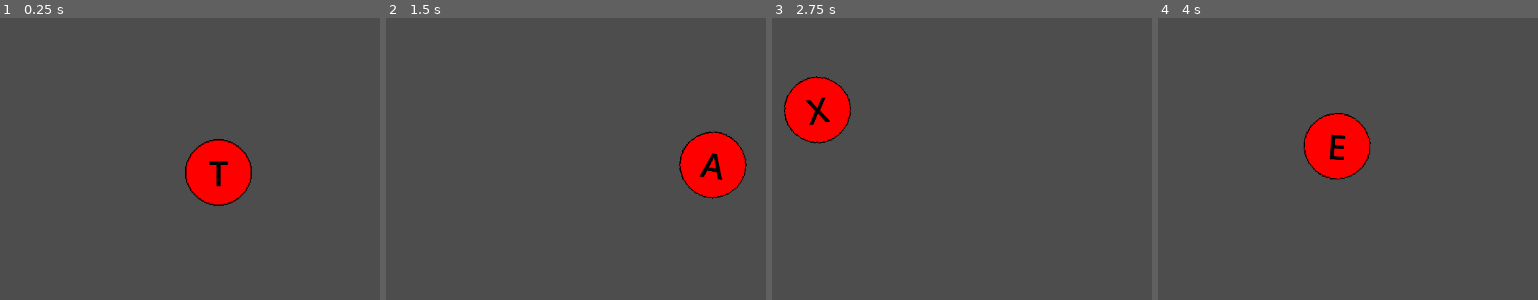
Above: before the commit, frames 1-4 (left to right).
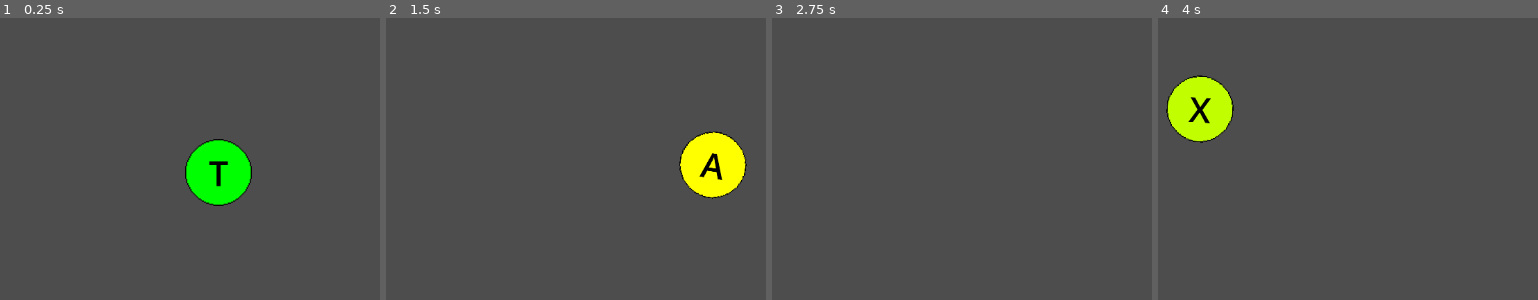
Above: after the commit, the same moments.

Repository: k3mystra/needy-college-student
Game: Godot game, scene res://test_game_scene.tscn
Two runs of this game, one before a commit and one after it. Both use one fixed random seed, a clock stepped at 60 frames per second and the inputs below.
Inputs:
- Up to frame 1 (0.25 s): no input
- Up to frame 2 (1.5 s): tap Enter at 0.5 s
- Up to frame 3 (2.75 s): no input
- Up to frame 4 (4 s): no input

The runs differ from the first frame. In frame 1, 3.0% of the frame differs, in the area x 48-67%, y 43-67%; in frame 2, 3.0%; in frame 3, 3.3%; in frame 4, 6.5%, in the area x 2-57%, y 20-58%.

Commit message:
color and button works now very good

Diff:
--- a/button_mash_game.gd
+++ b/button_mash_game.gd
@@ -5,38 +5,86 @@
 @export var x_range : float
 @export var y_range : float
 @onready var circle = $WordHolder
-@onready var OuterCircle = $WordHolder/WordHolderCircle
 @onready var word = $WordHolder/Word
 var letter = ["w", "a", "s", "d", "q", "e", "r", "f", "z", "x"]
 var letter_amount : int
 var allow_count = true
 var prevpos : Vector2
 var anim_timer = 0.8
+var circleColor = 0
+var prevtimer = 0.0
+var prevcooldown = 0.0
+var selected_word : String
+
 
 func _ready() -> void:
+	circle.self_modulate = Color("00ff00")
 	letter_amount = letter.size()
 	print ("TESTING: Letter chosen is, ", letter[randi_range(0, letter_amount - 1)])
 	print (letter_amount)
+	prevtimer = timer
+	prevcooldown = cooldown
 
 func _process(delta: float) -> void:
 	if allow_count:
 		cooldown -= 1 * delta
 		if cooldown < 0:
 			_start()
+	elif !allow_count:
+		show()
+		_maintimer()
 	anim_timer -= 1 * delta
 	if anim_timer < 0:
 		_animation()
 		anim_timer = 0.1
+	match circleColor:
+		0: circle.self_modulate = Color("00ff00")
+		1: circle.self_modulate = Color("c1ff00")
+		2: circle.self_modulate = Color("ffff00")
+		3: circle.self_modulate = Color("ff8900")
+		4: circle.self_modulate = Color("e3000d")
 
 func _start():
 	allow_count = false
 	circle.global_position = Vector2(randf_range(-x_range, x_range), randf_range(-y_range, y_range))
 	prevpos = circle.global_position
-	var selected_word = letter[randi_range(0, letter_amount - 1)]
+	selected_word = letter[randi_range(0, letter_amount - 1)]
 	print ("selected_word is ", selected_word)
 	word.text = selected_word.to_upper()
-	allow_count = true
-	cooldown = 1
+
+func _maintimer():
+	if timer > 0:
+		timer -= 1 * get_process_delta_time()
+		var target_color = remap(timer, 2, 0.0, 0.0, 4.99)
+		circleColor = int(floor(target_color))
+	else:
+		hide()
+		_resultcheck(false)
+
+func _input(event: InputEvent) -> void:
+	if !allow_count and timer > 0:
+		if event is InputEventKey and event.pressed:
+			var key_pressed = event.as_text().to_lower()
+			if key_pressed in selected_word:
+				_resultcheck(true)
+			else:
+				timer -= 0.5
+				print ("OOPS")
+	else:
+		pass
+
+func _resultcheck(result: bool):
+	hide()
+	if result:
+		allow_count = true
+		timer = prevtimer
+		cooldown = prevcooldown
+		print ("GOOD EVERYTHING IS GOOD")
+	else:
+		allow_count = true
+		timer = prevtimer
+		cooldown = prevcooldown + randf_range(-0.3, 0.3)
+		print ("NO BUTTON PRESSED AND RAN OUT OF TIME")
 
 func _animation():
 	circle.global_position.x = prevpos.x + randf_range(-6, 6)
--- a/button_mash_game.tscn
+++ b/button_mash_game.tscn
@@ -1,23 +1,21 @@
 [gd_scene format=3 uid="uid://dgtk7ho5e4h88"]
 
 [ext_resource type="Script" uid="uid://6l4umri3nlpe" path="res://button_mash_game.gd" id="1_yoxds"]
-[ext_resource type="Texture2D" uid="uid://c2181oy0hwqc8" path="res://placeholder/wordholder.png" id="2_wboi5"]
-[ext_resource type="Texture2D" uid="uid://d0iqjy8uxd7ch" path="res://placeholder/wordholdercircle.png" id="3_w5tor"]
+[ext_resource type="Texture2D" uid="uid://qlf7ca7tjgsw" path="res://placeholder/wordholderblank.png" id="2_m3u7b"]
 
 [sub_resource type="FontVariation" id="FontVariation_poley"]
 
 [node name="ButtonMashGame" type="Node2D" unique_id=1187036442]
 script = ExtResource("1_yoxds")
-cooldown = 1.0
+cooldown = 0.6
+timer = 2.0
 x_range = 275.0
 y_range = 180.0
 
 [node name="WordHolder" type="Sprite2D" parent="." unique_id=200945918]
+self_modulate = Color(1, 0.5372549, 0, 1)
 scale = Vector2(0.5, 0.5)
-texture = ExtResource("2_wboi5")
-
-[node name="WordHolderCircle" type="Sprite2D" parent="WordHolder" unique_id=911656915]
-texture = ExtResource("3_w5tor")
+texture = ExtResource("2_m3u7b")
 
 [node name="Word" type="Label" parent="WordHolder" unique_id=1678596821]
 anchors_preset = 8
@@ -25,10 +23,10 @@
 anchor_top = 0.5
 anchor_right = 0.5
 anchor_bottom = 0.5
-offset_left = -116.0
-offset_top = -127.5
-offset_right = -76.0
-offset_bottom = -64.5
+offset_left = -124.5
+offset_top = -164.5
+offset_right = -67.5
+offset_bottom = -27.5
 grow_horizontal = 2
 grow_vertical = 2
 size_flags_horizontal = 4
Binary file removed: placeholder/wordholder.png
Not shown, removed: placeholder/wordholder.png.import
Binary file added: placeholder/wordholderblank.png
Not shown, changed: placeholder/wordholderblank.png.import
Binary file removed: placeholder/wordholdercircle.png
